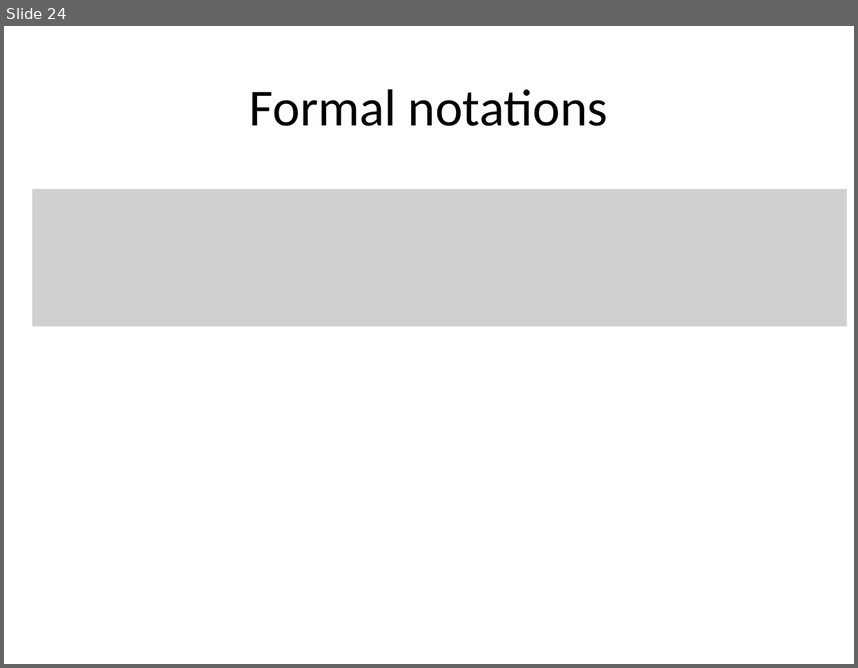
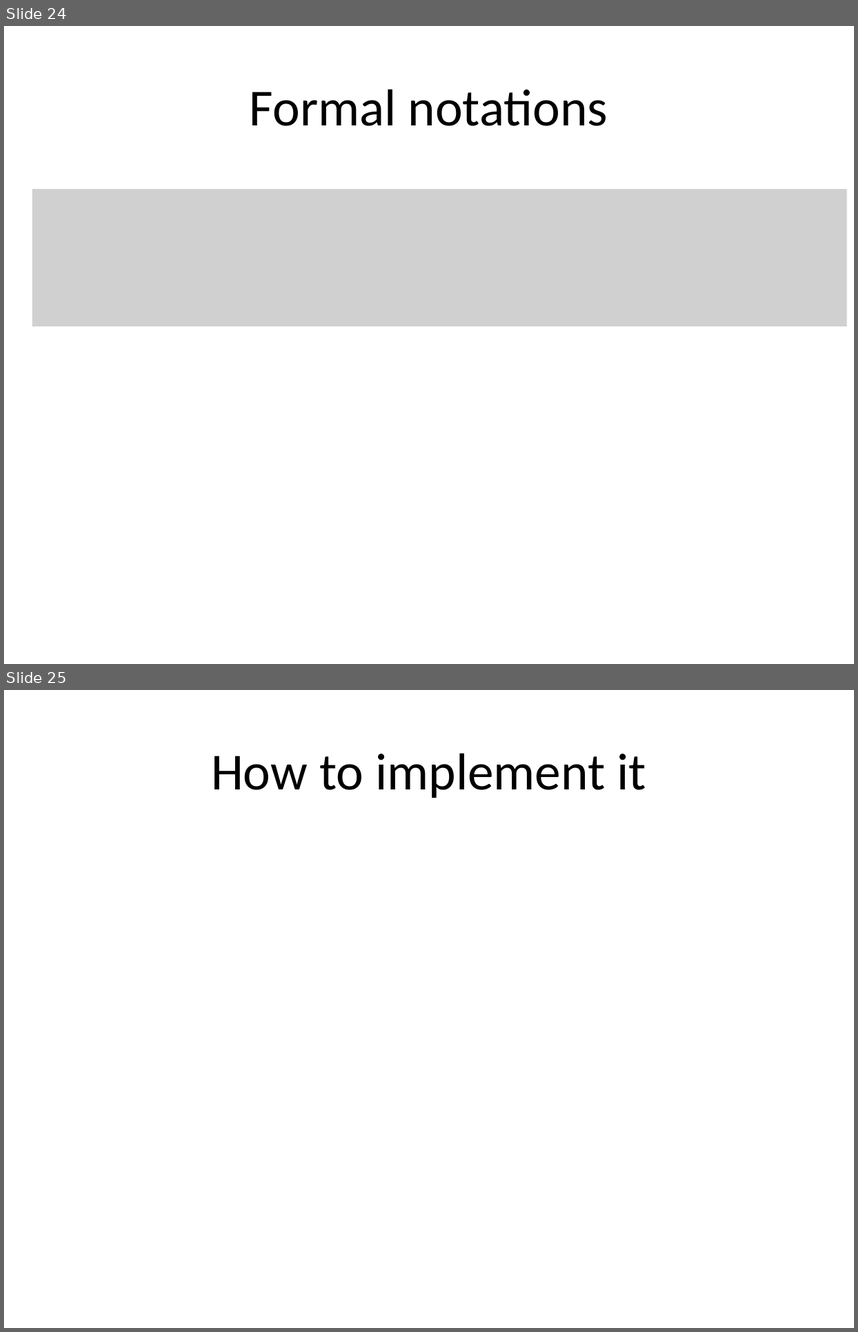
Before and after one commit to rkrtiwari/ponpare, a slide deck: exploratory_analysis.pptx. Shown one above the other, each under a label of ours: slide 24 before the commit, slides 24 and 25 after it. The pictures are 858x668 and 858x1332 pixels, drawn with LibreOffice and Linux fonts; fonts in the diff are those of the drawing; grey boxes stand for pictures. Boxes give left, top, right and bottom in pixels: in the first picture for what was removed or moved away, otherwise in the second. Text is boxed around its words. In the diff, an @@ line names an element or a change of style, - is before the commit and + after.

```diff
--- a/exploratory_analysis.pptx
+++ b/exploratory_analysis.pptx
@@ slide 25 added at (4,690,854,1328), background #FFFFFF @@
@@ title added at (211,753,646,798), 44 pt, text #000000 @@
+How to implement it
```
Also in this commit, not shown: 2 slides changed, 1 other file.
